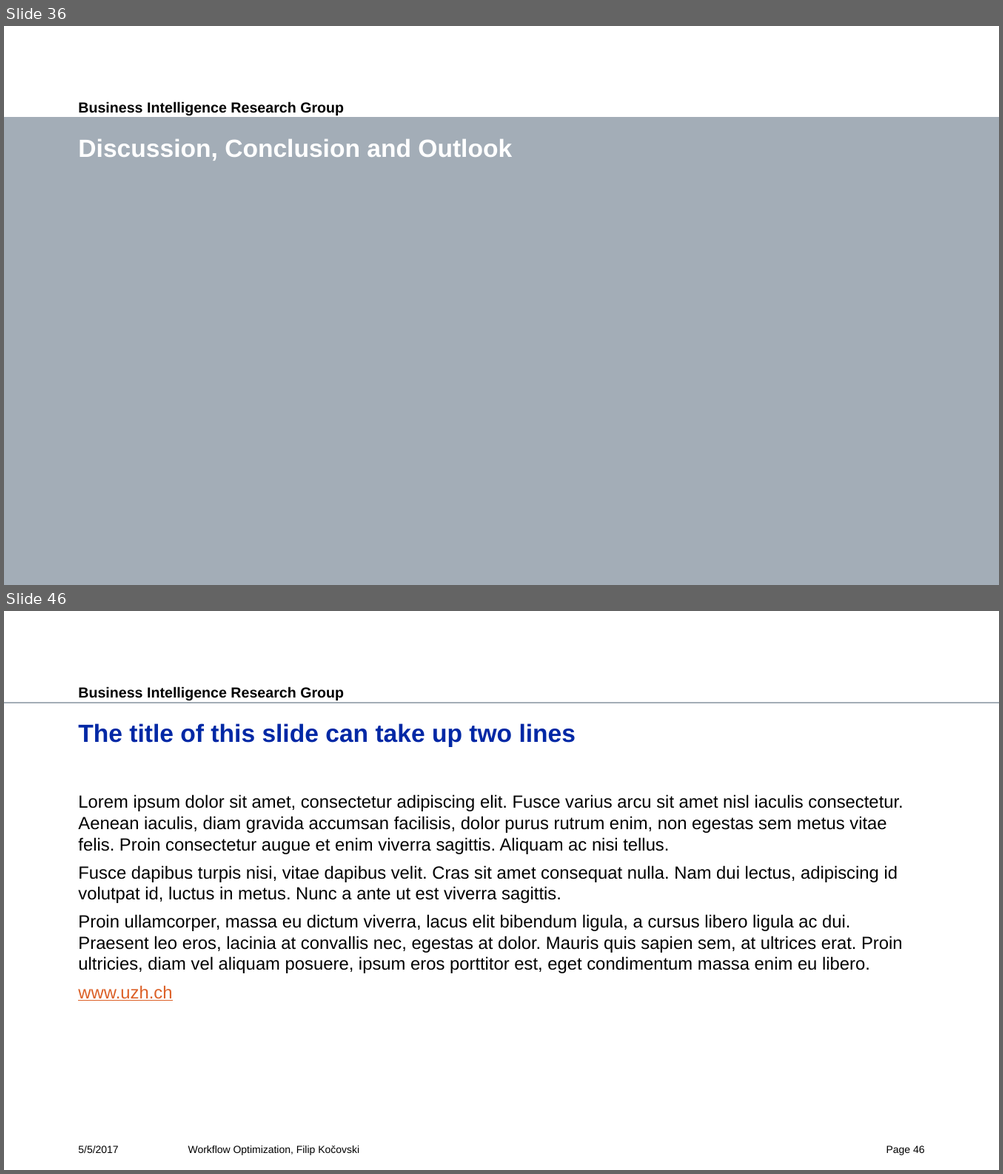
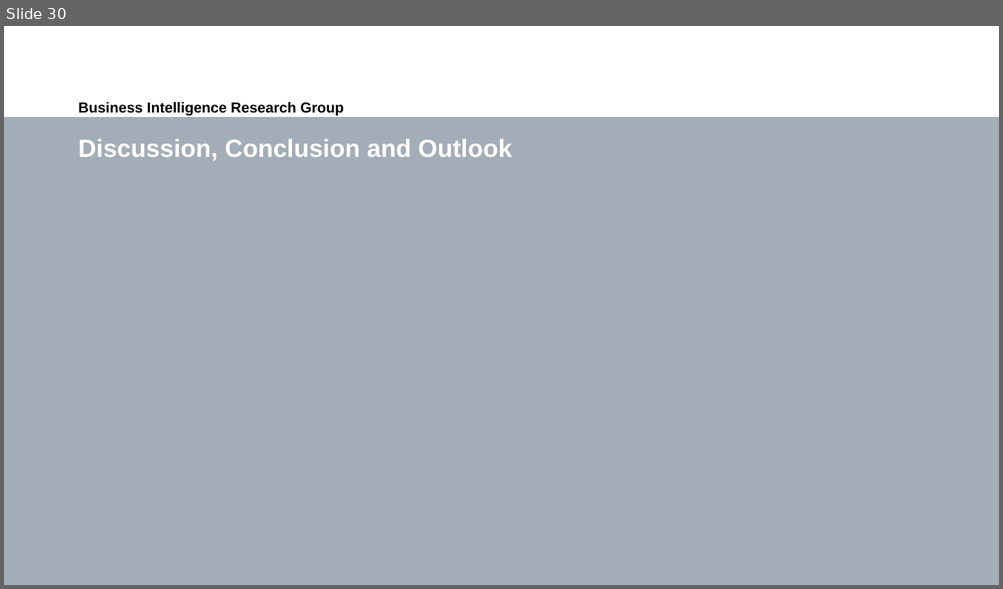
Before and after one commit to fkocovski/mt_presentation, a slide deck: Workflow Optimization.pptx. Shown one above the other, each under a label of ours: slides 36 and 46 before the commit, slide 30 after it; the slides between them are not shown. The pictures are 1003x1174 and 1003x589 pixels, drawn with LibreOffice and Linux fonts; fonts in the diff are those of the drawing; background and template pictures are left out. Boxes give left, top, right and bottom in pixels: in the first picture for what was removed or moved away, otherwise in the second. Text is boxed around its words. In the diff, an @@ line names an element or a change of style, - is before the commit and + after.

```diff
--- a/Workflow Optimization.pptx
+++ b/Workflow Optimization.pptx
@@ slide 46 removed at (4,611,999,1170), background #FFFFFF; not listed: 2 template elements that a slide beside it also shows @@
@@ title removed at (78,723,576,747) @@
-The title of this slide can take up two lines
@@ text removed at (78,795,902,1001) @@
-Lorem ipsum dolor sit amet, consectetur adipiscing elit. Fusce varius arcu sit amet nisl iaculis consectetur. Aenean iaculis, diam gravida accumsan facilisis, dolor purus rutrum enim, non egestas sem metus vitae felis. Proin consectetur augue et enim viverra sagittis. Aliquam ac nisi tellus.
-Fusce dapibus turpis nisi, vitae dapibus velit. Cras sit amet consequat nulla. Nam dui lectus, adipiscing id volutpat id, luctus in metus. Nunc a ante ut est viverra sagittis.
-Proin ullamcorper, massa eu dictum viverra, lacus elit bibendum ligula, a cursus libero ligula ac dui. Praesent leo eros, lacinia at convallis nec, egestas at dolor. Mauris quis sapien sem, at ultrices erat. Proin ultricies, diam vel aliquam posuere, ipsum eros porttitor est, eget condimentum massa enim eu libero.
-www.uzh.ch
@@ text removed at (78,1146,118,1153) @@
-5/5/2017
@@ text removed at (188,1146,359,1156) @@
-Workflow Optimization, Filip Kočovski
@@ page number removed at (886,1146,925,1156) @@
-Page 46
@@ what was slide 36 is now slide 30 @@
```
Also in this commit, not shown: 32 slides changed, 12 other slides removed.
